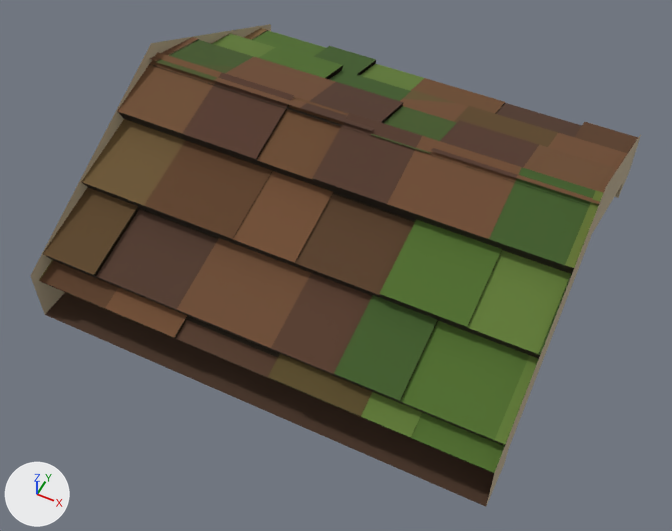
The glTF model houses/roof-gable-top-mossy.glb, before and after one commit.
One viewpoint serves both versions: a 50 mm lens placed at (0.616, -1.34, 1.556), pointed at (0.019, -0.146, 0.063). The axes (+X, +Y, +Z) are drawn at lower left. The lights are the same throughout. The older version comes first. Vertices at exactly the same position are counted once.

Names of what the first picture shows: 'roof-gable-top-mossy'.
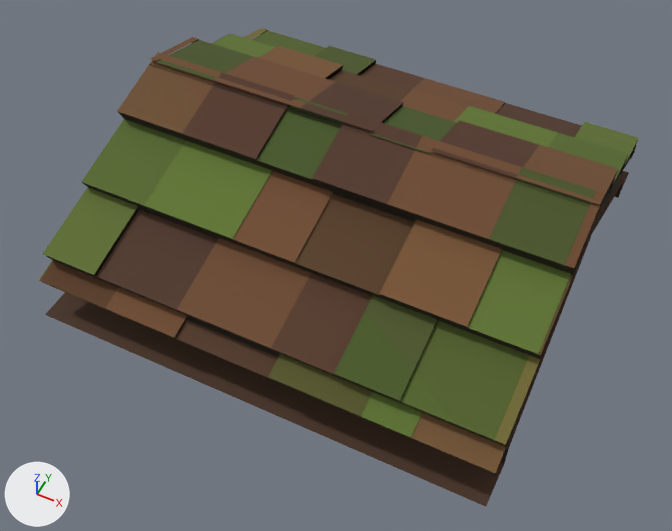
Boxes [x1, y1, x2, y2] around the edits, measured in the pictures (672 x 531 px):
'roof-gable-top-mossy', reshaped
    before: [31, 24, 641, 507]
    after: [39, 28, 638, 507]
part 1 of me_roof_gable_top_mossy, cut back
    before: [486, 135, 641, 506]
    after: [506, 181, 623, 449]
part 2 of me_roof_gable_top_mossy, cut back
    before: [31, 24, 271, 314]
part 3 of me_roof_gable_top_mossy, recoloured
    both: [39, 28, 638, 473]

Edits to the bpy script that builds the scene:
```text
Change me_roof_gable_top_mossy:
    used by ob_roof_gable_top_mossy; location = (0.0, 0.0, 0.0)
    remove me_roof_gable_top_mossy.from_pydata(...)  # 399 vertices, 302 faces; spans x -0.5..0.5, y -0.5..0.5, z 0.0..0.376
    add me_roof_gable_top_mossy.from_pydata(...)  # 387 vertices, 282 faces; spans x -0.5..0.5, y -0.5..0.5, z 0.0..0.345
    me_roof_gable_top_mossy part 1
    6 vertices are removed from x 0.475..0.5, y -0.5..0.5, z 0.0..0.376
    14 faces are deleted
    4 new faces join them
    me_roof_gable_top_mossy part 2
    6 vertices are removed from x -0.5..-0.475, y -0.5..0.5, z 0.0..0.376
    12 faces are deleted
    2 new faces join them
    me_roof_gable_top_mossy part 3: 89 kept faces spanning x -0.5..0.5, y -0.489..0.489, z 0.0..0.345 get new vertex colours
```
